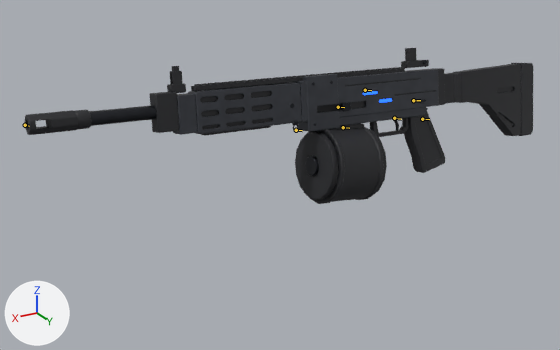
The Blender file art-source/weapons/Ares.blend as it was, and as the next commit left it.
Rendered twice from a camera (50 mm lens) standing at (3.9, 4.57, 2.03) and looking at (1.27, -0.06, -0.13). Every picture has the same lights, and +X, +Y and +Z are marked at lower left. The picture after the commit comes second. Both versions are drawn at frame 15 of the action 'Ares_Reload'; the numbers are the values there. The bones that bend it are drawn over the model as lines.

Names of what the first picture shows: 'Ares_Barrel', 'Ares_CharmLoop', 'Ares_Drum', 'Ares_Grip', 'Ares_Handguard', 'Ares_Neon', 'Ares_Receiver', 'Ares_Sights', 'Ares_Stock', 'Ares_Trigger' and 1 more.
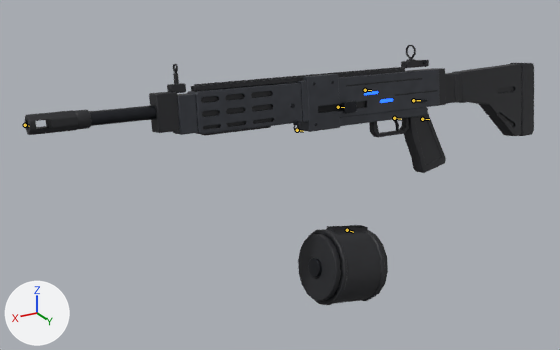
Location of each change, [x1, y1, x2, y2] in pixels of the pictures (560 x 350 px):
'Ares_Drum', posed
    before: [295, 124, 387, 204]
    after: [298, 225, 388, 305]
'Ares_Receiver', posed
    before: [191, 67, 445, 137]
    after: [191, 67, 446, 137]
'Ares_Stock', posed
    before: [444, 63, 533, 136]
    after: [445, 63, 534, 136]
'Ares_Sights', posed (7% taller)
    before: [167, 48, 429, 93]
    after: [167, 45, 429, 93]
'Ares_Neon', posed
    before: [363, 91, 392, 103]
    after: [364, 91, 393, 103]
'Ares_CharmLoop', posed
    before: [292, 121, 298, 131]
    after: [293, 121, 299, 131]
bone 'Mag', root to tip
    before: (343, 127) to (349, 128)
    after: (347, 230) to (353, 232)

The edits, one by one:
Bone 'Mag' (bone_mag) moves from (0.01, 0.0, -0.076) to (0.009, 0.0, -0.863).
Bone 'Mag' (bone_mag) turns from (0, -4, 0) to (0, -8, 0) degrees about its own x, y and z.
